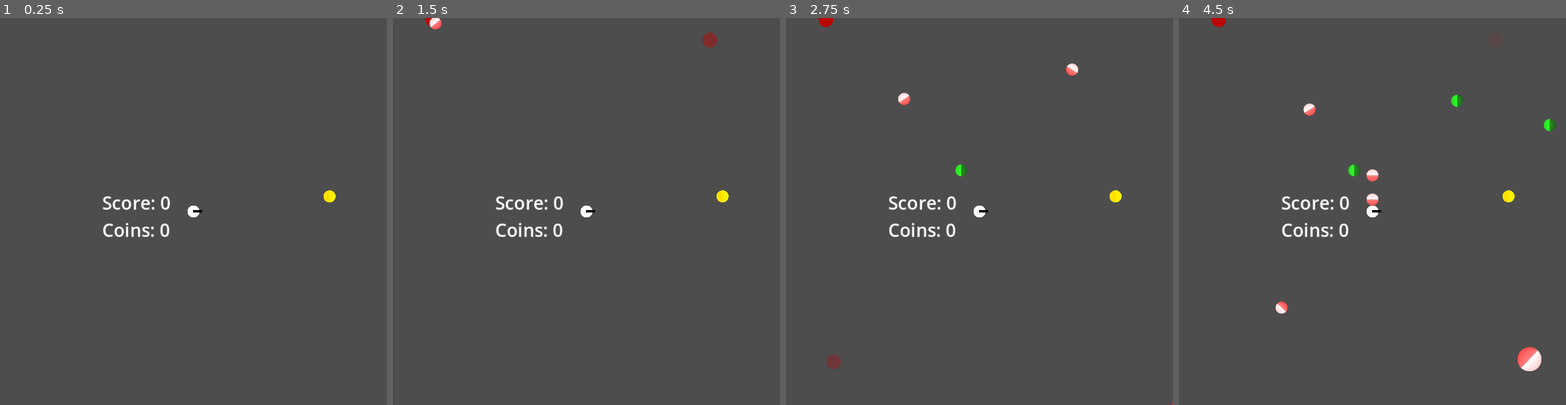
Above: before the commit, frames 1-4 (left to right).
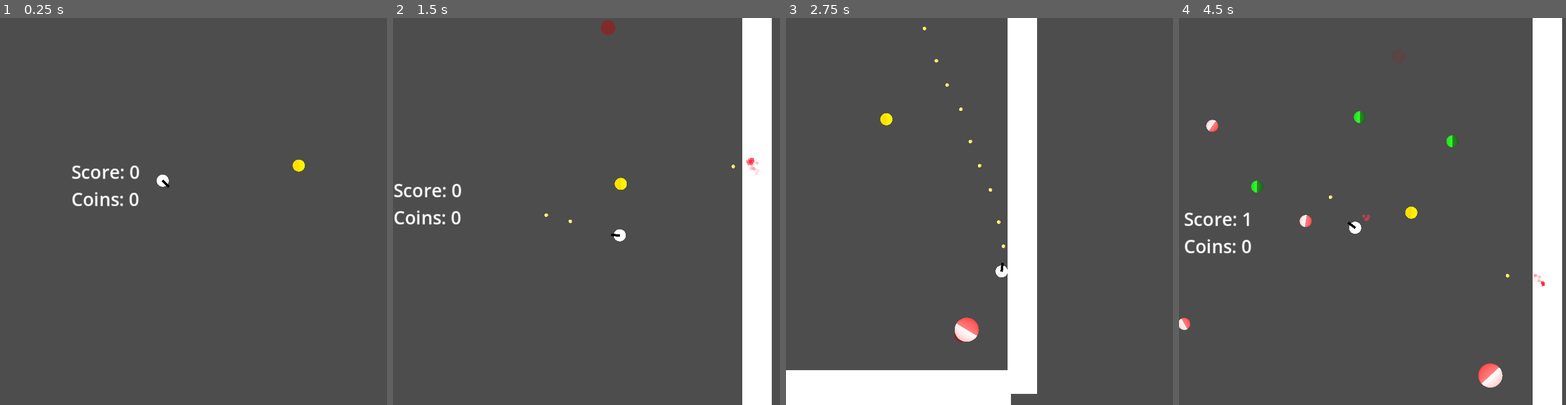
Above: after the commit, the same moments.

Repository: LunafreyaNguyen/Game-Jam-Practice
Game: Godot game, scene res://Scene/main_scene.tscn
Same seed, same stepped clock (60 frames per second), same inputs: the game is played once before the commit and once after it.
Inputs (mouse positions are in pixels of both pictures, inside the frame that each line leads up to):
- Up to frame 1 (0.25 s): no input
- Up to frame 2 (1.5 s): move the mouse to (671, 192) at 0.52 s; press the mouse at (671, 192) at 0.53 s; hold Right (Right) 0.53-1.28 s; move the mouse to (509, 230) at 1.27 s; release the mouse at (509, 230) at 1.28 s; hold S (Down) from 1.28 s (still down); click (509, 230) at 1.35 s
- Up to frame 3 (2.75 s): move the mouse to (1018, 126) at 2.02 s; release S (Down) at 2.03 s; press the mouse at (1018, 126) at 2.03 s; hold Right (Right) from 2.03 s (still down)
- Up to frame 4 (4.5 s): move the mouse to (1353, 288) at 2.77 s; release Right (Right) at 2.78 s; release the mouse at (1353, 288) at 2.78 s; hold Up (Up) 2.78-3.53 s; click (1353, 288) at 2.85 s; move the mouse to (1488, 269) at 3.52 s; press the mouse at (1488, 269) at 3.53 s; hold A (Left) from 3.53 s (still down); move the mouse to (1256, 153) at 4.27 s; release the mouse at (1256, 153) at 4.28 s; click (1256, 153) at 4.35 s

The runs differ from the first frame. In frame 1, 1.3% of the frame differs, in the area x 18-87%, y 36-57%; in frame 2, 9.3%; in frame 3, 14%, in the area x 0-100%, y 0-100%; in frame 4, 10%.
Error before the commit: Parse Error: Expected expression after "or" operator. (res://Code/CharacterMovement.gd:64)

Commit message:
fixed parse
base build

Diff:
--- a/Code/CharacterMovement.gd
+++ b/Code/CharacterMovement.gd
@@ -34,7 +34,6 @@
 	# Get the input direction and handle the movement/deceleration.
 	var direction_x = Input.get_axis("Left", "Right")
 	var direction_y = Input.get_axis("Up", "Down")
-	var shift = Input.action_press()
 	velocity.x = 0
 	velocity.y = 0
 
@@ -61,7 +60,6 @@
 		velocity.x = direction_x * SPEED
 	if direction_y:
 		velocity.y = direction_y * SPEED
-	if
 	# look at mouse
 	self.look_at(get_global_mouse_position())
 
Not shown, added: addons/godot-git-plugin/plugin.cfg
Not shown, added: addons/godot-git-plugin/LICENSE
Not shown, added: addons/godot-git-plugin/THIRDPARTY.md
Not shown, added: addons/godot-git-plugin/git_plugin.gdextension
Not shown, added: addons/godot-git-plugin/linux/libgit_plugin.linux.editor.x86_64.so
Not shown, added: addons/godot-git-plugin/macos/libgit_plugin.macos.editor.universal.dylib
Not shown, added: addons/godot-git-plugin/win64/libgit_plugin.windows.editor.x86_64.dll
Not shown, added: addons/godot-git-plugin/win64/libgit_plugin.windows.editor.x86_64.exp
Not shown, added: addons/godot-git-plugin/win64/libgit_plugin.windows.editor.x86_64.lib
